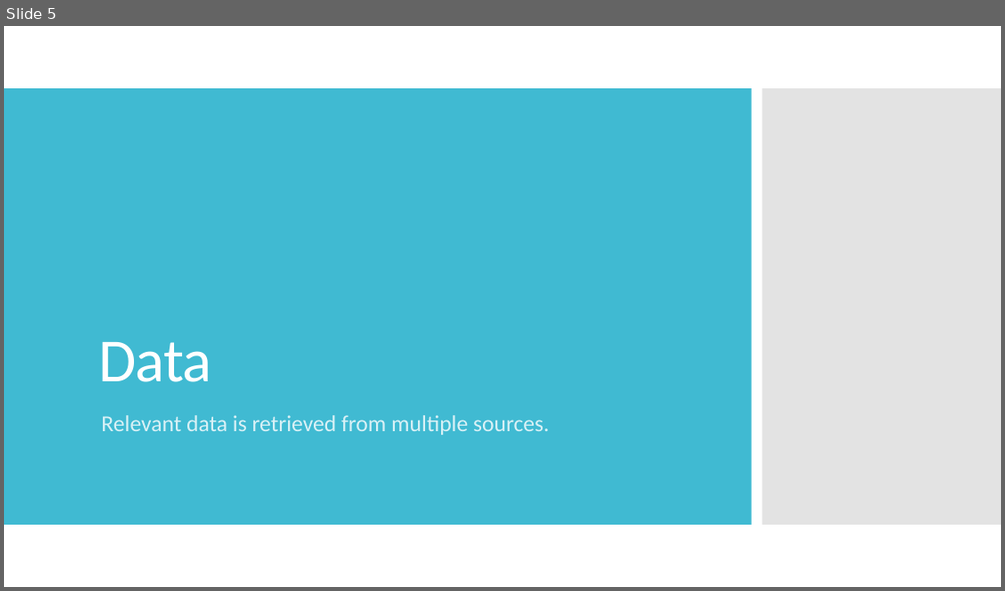
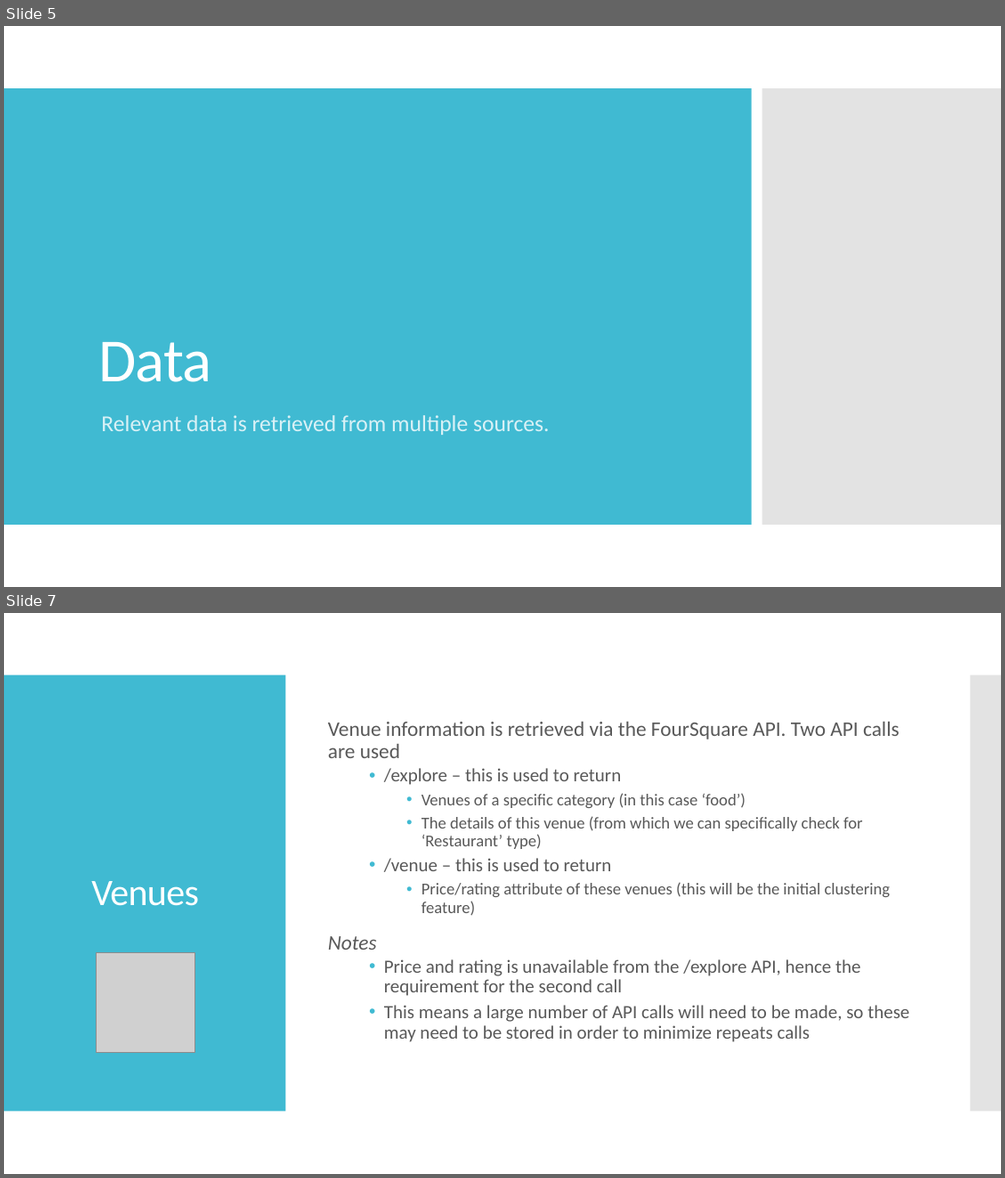
Before and after one commit to bill-looby/Coursera_Capstone, a slide deck: ReportIntroAndData.pptx. Shown one above the other, each under a label of ours: slide 5 before the commit, slides 5 and 7 after it; the slides between them are not shown. The pictures are 1005x591 and 1005x1178 pixels, drawn with LibreOffice and Linux fonts; fonts in the diff are those of the drawing; grey boxes stand for pictures. Boxes give left, top, right and bottom in pixels: in the first picture for what was removed or moved away, otherwise in the second. Text is boxed around its words. In the diff, an @@ line names an element or a change of style, - is before the commit and + after.

```diff
--- a/ReportIntroAndData.pptx
+++ b/ReportIntroAndData.pptx
@@ slide 7 added at bbox=[4, 613, 1001, 1174], background #FFFFFF @@
@@ rectangle added at bbox=[4, 675, 286, 1111], fill #40BAD2 @@
@@ rectangle added at bbox=[971, 675, 1001, 1111], fill #C8C8C8 at 50% opacity @@
@@ text added at bbox=[328, 722, 909, 1042], 18 pt, text #595959 @@
+Venue information is retrieved via the FourSquare API. Two API calls are used
+  • /explore – this is used to return
+    • Venues of a specific category (in this case ‘food’)
+    • The details of this venue (from which we can specifically check for ‘Restaurant’ type)
+  • /venue – this is used to return
+    • Price/rating attribute of these venues (this will be the initial clustering feature)
+Notes
+  • Price and rating is unavailable from the /explore API, hence the requirement for the second call
+  • This means a large number of API calls will need to be made, so these may need to be stored in order to minimize repeats calls
@@ title added at bbox=[91, 881, 199, 906], 36 pt, text #FFFFFF @@
+Venues
@@ picture added at bbox=[96, 953, 194, 1052] @@
```
Also in this commit, not shown: 6 slides changed.
